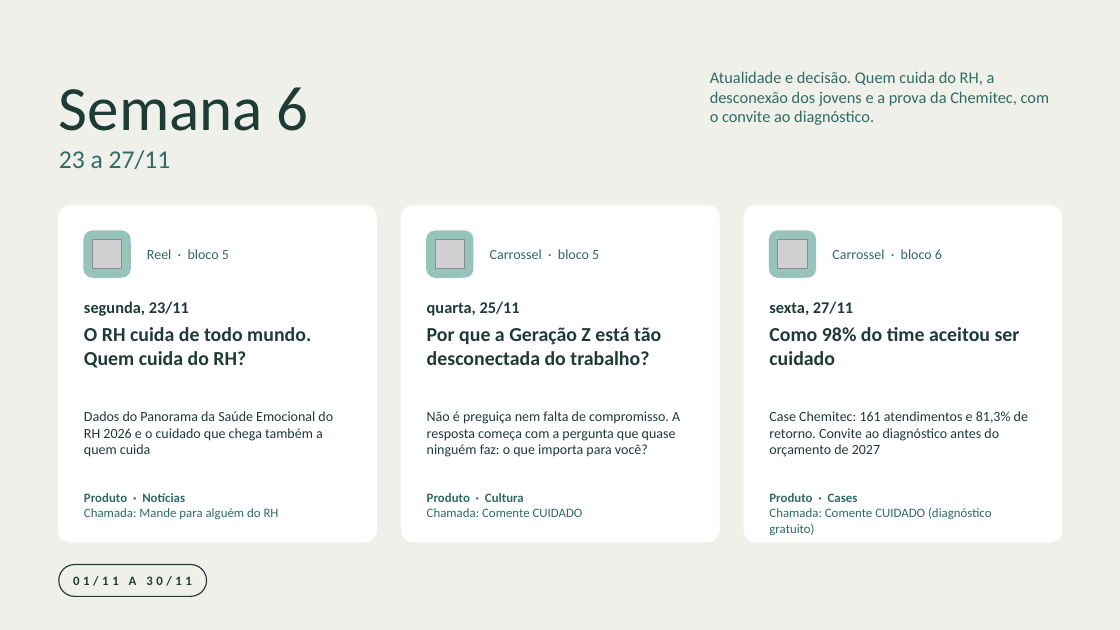
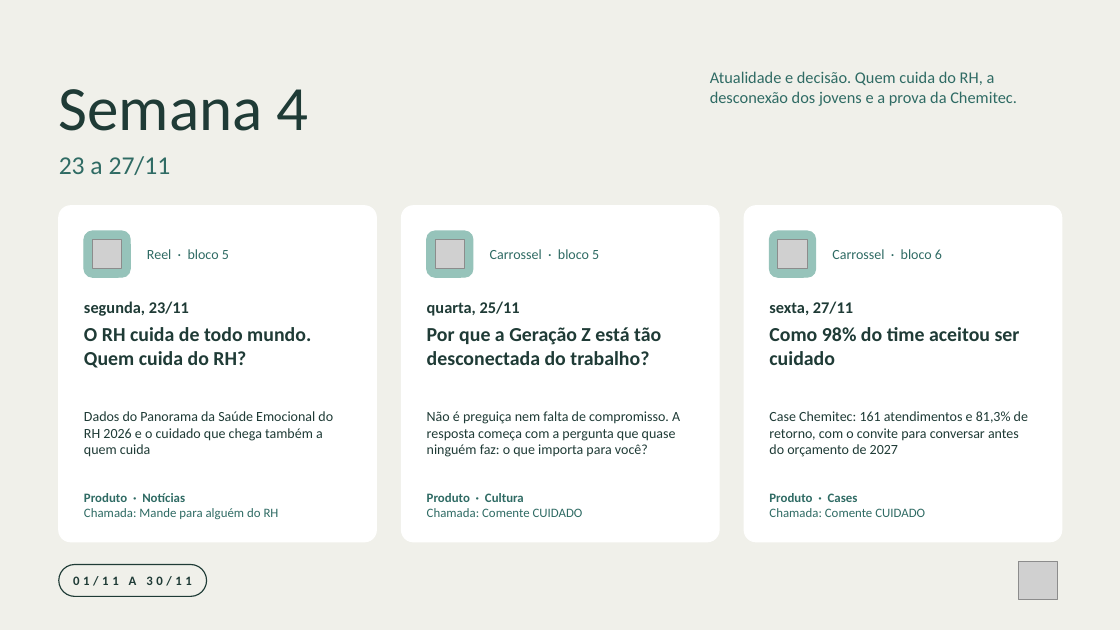
Before and after one commit to nina-rebello/comunicao-fh, a slide deck: slide 6 of marketing/calendario-novembro/Programacao_Instagram_Novembro_2026.pptx. Drawn at 1120x630 pixels with LibreOffice and Linux fonts; fonts in the diff are those of the drawing; grey boxes stand for pictures; background and template pictures are left out. Boxes give left, top, right and bottom in pixels: in the first picture for what was removed or moved away, otherwise in the second. Text is boxed around its words. In the diff, an @@ line names an element or a change of style, - is before the commit and + after.

```diff
--- a/marketing/calendario-novembro/Programacao_Instagram_Novembro_2026.pptx
+++ b/marketing/calendario-novembro/Programacao_Instagram_Novembro_2026.pptx
@@ text at [59, 89, 309, 131]: text changed @@
-Semana 6
+Semana 4
@@ text at [710, 71, 1017, 106]: text changed @@
-Atualidade e decisão. Quem cuida do RH, a desconexão dos jovens e a prova da Chemitec, com o convite ao diagnóstico.
+Atualidade e decisão. Quem cuida do RH, a desconexão dos jovens e a prova da Chemitec.
@@ text "23 a 27/11" at [59, 156, 171, 175]: less space between paragraphs; vertical alignment top to middle @@
@@ text at [769, 411, 1028, 457]: text changed @@
-Case Chemitec: 161 atendimentos e 81,3% de retorno. Convite ao diagnóstico antes do orçamento de 2027
+Case Chemitec: 161 atendimentos e 81,3% de retorno, com o convite para conversar antes do orçamento de 2027
@@ text at [769, 508, 925, 517]: text changed @@
-Chamada: Comente CUIDADO (diagnóstico gratuito)
+Chamada: Comente CUIDADO
@@ picture added at [1019, 561, 1058, 600] @@
```
Also in this commit, not shown: 6 other slides changed, 13 other files.
